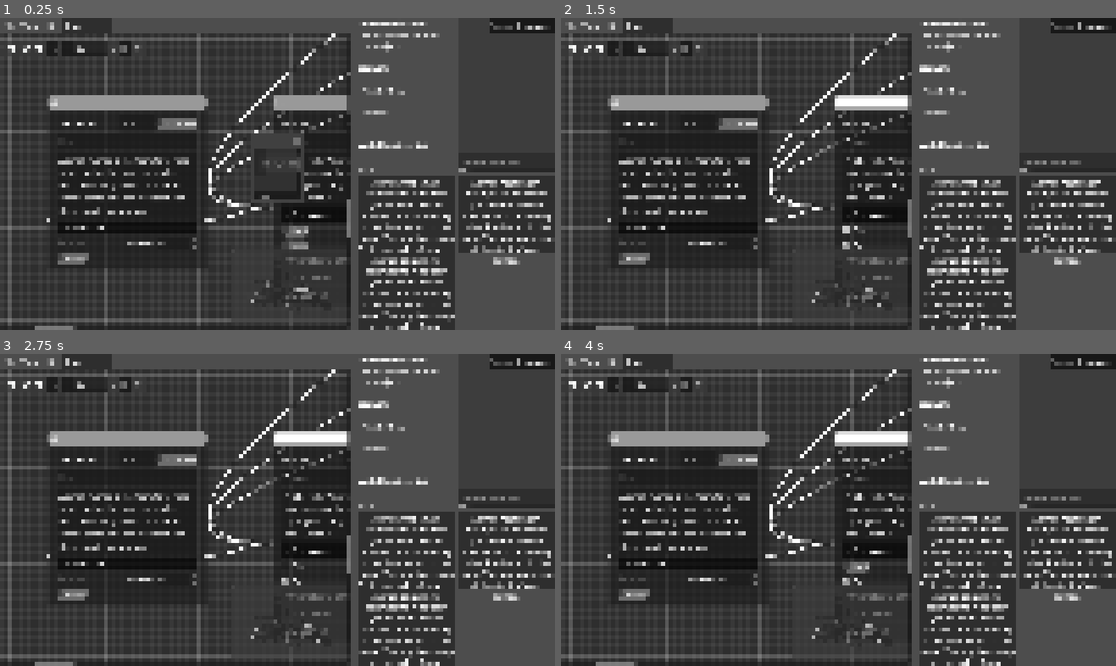
Above: before the commit, frames 1-4 (two rows, left to right).
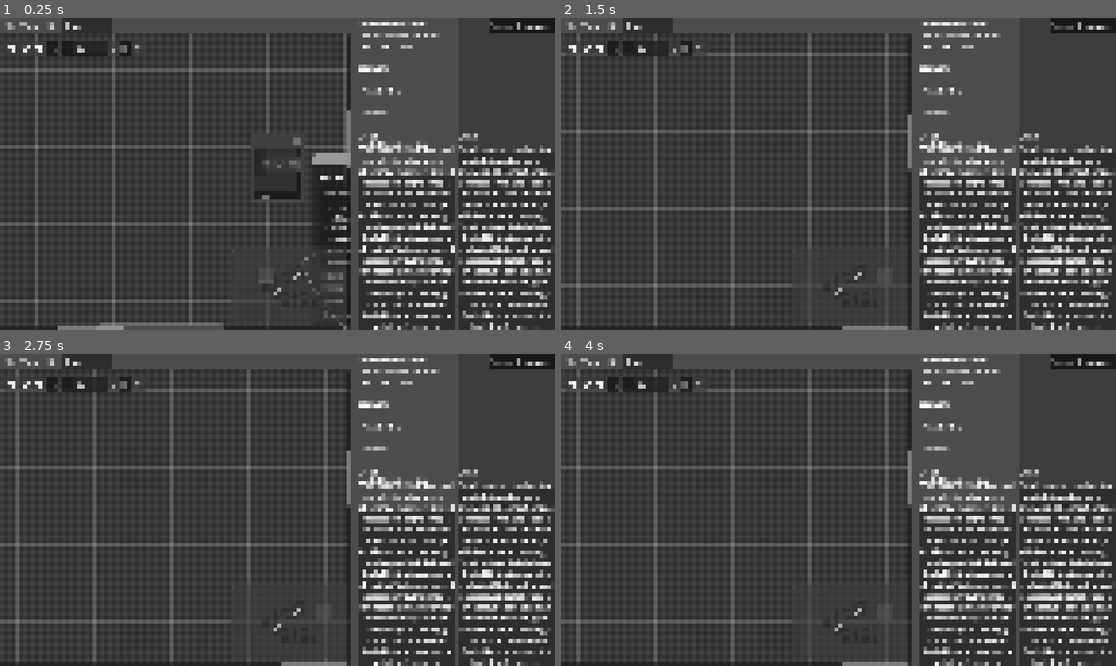
Above: after the commit, the same moments.

Repository: Roboticy3/Louder
Game: Godot game, scene res://proto_simulator/proto_simulator_wrapper.tscn
Same seed, same stepped clock (60 frames per second), same inputs: the game is played once before the commit and once after it.
Inputs (mouse positions are in pixels of both pictures, inside the frame that each line leads up to):
- Up to frame 1 (0.25 s): no input
- Up to frame 2 (1.5 s): click "Public" at 0.5 s; click "Start" at 1.25 s
- Up to frame 3 (2.75 s): click (294, 566) at 2 s, where only the run before the commit has a clickable "Start"
- Up to frame 4 (4 s): click "CONTINUE" at 2.75 s; click "CONTINUE" at 3.5 s

The runs differ from the first frame. In frame 1, 28% of the frame differs, in the area x 0-100%, y 4-100%; in frame 2, 29%; in frame 3, 29%; in frame 4, 29%.

Commit message:
added view for reka

Diff:
--- a/editor/demos/conversations/merchant.json
+++ b/editor/demos/conversations/merchant.json
@@ -8,7 +8,7 @@
 		"conversation_id": "2",
 		"position_offset:x": "720.0",
 		"position_offset:y": "-380.0",
-		"speaker": "Integumentary System",
+		"speaker": "Integumetary System",
 		"text": "The men are far away and speaking quietly. However, your ears can point towards the source. The sound pools downward and inward within you easily.",
 		"type": "hub"
 	},
@@ -131,7 +131,7 @@
 		"conversation_id": "17",
 		"position_offset:x": "1295.759765625",
 		"position_offset:y": "-116.98592376709",
-		"speaker": "Integumentary System",
+		"speaker": "Integumetary System",
 		"text": "You listen intently into the conversation. Keep in mind that inner monologues can distact you from your surroundings.",
 		"type": "hub"
 	},
@@ -269,9 +269,9 @@
 		"type": "connection"
 	},
 	{
-		"position:x": "256.837280273438",
-		"position:y": "-553.055725097656",
+		"position:x": "1116.72412109375",
+		"position:y": "-817.471130371094",
 		"type": "camera",
-		"zoom": "0.41200837492943"
+		"zoom": "0.80288791656494"
 	}
 ]
--- a/editor/demos/speakers/test.json
+++ b/editor/demos/speakers/test.json
@@ -251,9 +251,86 @@
 		"type": "speaker"
 	},
 	{
-		"position:x": "-450.858764648438",
-		"position:y": "-614.044799804688",
+		"color": "da1934ff",
+		"conversation_id": "33",
+		"ownable": true,
+		"position_offset:x": "460.0",
+		"position_offset:y": "-300.0",
+		"public": true,
+		"relationships": [],
+		"speaker": "Reka",
+		"type": "speaker"
+	},
+	{
+		"color": "ffffffff",
+		"conversation_id": "34",
+		"ownable": false,
+		"position_offset:x": "460.0",
+		"position_offset:y": "-100.0",
+		"public": false,
+		"relationships": [],
+		"speaker": "Power",
+		"type": "speaker"
+	},
+	{
+		"color": "ffffffff",
+		"conversation_id": "35",
+		"ownable": false,
+		"position_offset:x": "460.0",
+		"position_offset:y": "80.0",
+		"public": false,
+		"relationships": [],
+		"speaker": "Soul",
+		"type": "speaker"
+	},
+	{
+		"color": "ffffffff",
+		"conversation_id": "36",
+		"ownable": false,
+		"position_offset:x": "460.0",
+		"position_offset:y": "260.0",
+		"public": false,
+		"relationships": [],
+		"speaker": "Body",
+		"type": "speaker"
+	},
+	{
+		"color": "ffffffff",
+		"conversation_id": "37",
+		"ownable": false,
+		"position_offset:x": "460.0",
+		"position_offset:y": "440.0",
+		"public": false,
+		"relationships": [],
+		"speaker": "Nervous System",
+		"type": "speaker"
+	},
+	{
+		"color": "ffffffff",
+		"conversation_id": "38",
+		"ownable": false,
+		"position_offset:x": "460.0",
+		"position_offset:y": "640.0",
+		"public": false,
+		"relationships": [],
+		"speaker": "Integumetary System",
+		"type": "speaker"
+	},
+	{
+		"color": "ffffffff",
+		"conversation_id": "39",
+		"ownable": false,
+		"position_offset:x": "460.0",
+		"position_offset:y": "820.0",
+		"public": false,
+		"relationships": [],
+		"speaker": "Skeletal System",
+		"type": "speaker"
+	},
+	{
+		"position:x": "-405.343902587891",
+		"position:y": "-168.172943115234",
 		"type": "camera",
-		"zoom": "0.82644593715668"
+		"zoom": "0.35049366950989"
 	}
 ]
--- a/editor/proto_simulator/proto_simulator_wrapper.tscn
+++ b/editor/proto_simulator/proto_simulator_wrapper.tscn
@@ -34,6 +34,14 @@
 listen_to = PackedStringArray("Cage", "Good", "Inspiration", "Rhetoric", "Speed", "Evil")
 metadata/_custom_type_script = "uid://cbiclxd6bqxa4"
 
+[node name="PSControllerReka" type="Node" parent="PSSimulator" unique_id=422930367 node_paths=PackedStringArray("simulator", "config")]
+script = ExtResource("3_a37o0")
+simulator = NodePath("..")
+config = NodePath("../../PSConfig")
+speak_as = PackedStringArray("Reka")
+listen_to = PackedStringArray("Power", "Soul", "Body", "Integumetary System", "Nervous System", "Skeletal System")
+metadata/_custom_type_script = "uid://cbiclxd6bqxa4"
+
 [node name="PSControllerFreya" type="Node" parent="PSSimulator" unique_id=935159503 node_paths=PackedStringArray("simulator", "config")]
 script = ExtResource("3_a37o0")
 simulator = NodePath("..")
@@ -53,8 +61,9 @@
 [node name="PSConversationLoader" type="Node" parent="." unique_id=1703789268 node_paths=PackedStringArray("simulator")]
 script = ExtResource("3_hwksk")
 simulator = NodePath("../PSSimulator")
-
-[node name="PSConfig" type="Node" parent="." unique_id=494521167]
+load_now = "res://demos/conversations/merchant.json"
+
+[node name="PSConfig" type="Node" parent="." unique_id=494521167 groups=["conversation_changed_listener"]]
 script = ExtResource("4_63mts")
 metadata/_custom_type_script = "uid://b8jjbbtjemx6g"
 
@@ -76,13 +85,11 @@
 [node name="File" parent="CanvasLayer/HSplitContainer/Editor/Control/GridContainer/FileBar" parent_id_path=PackedInt32Array(1835673697, 810829967) index="0" unique_id=853677447 groups=["conversation_changed_listener"]]
 disable_load = true
 
-[node name="GraphEdit" parent="CanvasLayer/HSplitContainer/Editor/Control/GridContainer" parent_id_path=PackedInt32Array(1835673697, 1756259022) index="1" unique_id=2143194040]
-scroll_offset = Vector2(-30, 0)
-
-[node name="Hub" parent="CanvasLayer/HSplitContainer/Editor/Control/GridContainer/GraphEdit" index="1" unique_id=1992437552]
-offset_left = 29.0
-offset_right = 421.0
-offset_bottom = 587.0
+[node name="branch" parent="CanvasLayer/HSplitContainer/Editor/Control/GridContainer/GraphEdit/Hub/TextSectionWrapper/TextSection/HBoxContainer" parent_id_path=PackedInt32Array(1835673697, 1992437552, 1509009445) index="2" unique_id=1664207967]
+delimiter_strings = Array[String](["' '", "\" \""])
+
+[node name="callbacks" parent="CanvasLayer/HSplitContainer/Editor/Control/GridContainer/GraphEdit/Hub/OtherSection/VBoxContainer" parent_id_path=PackedInt32Array(1835673697, 1992437552, 72269939) index="3" unique_id=312146840]
+delimiter_strings = Array[String](["\" \"", "' '"])
 
 [node name="VSplitContainer" type="VSplitContainer" parent="CanvasLayer/HSplitContainer" unique_id=1806478269]
 layout_mode = 2
@@ -145,6 +152,16 @@
 layout_mode = 1
 size_flags_horizontal = 3
 controller = NodePath("../../../../../../PSSimulator/PSControllerGeno")
+
+[node name="Panel4" type="Panel" parent="CanvasLayer/HSplitContainer/VSplitContainer/FlowContainer" unique_id=171754033]
+layout_mode = 2
+size_flags_horizontal = 3
+size_flags_vertical = 3
+
+[node name="Control" parent="CanvasLayer/HSplitContainer/VSplitContainer/FlowContainer/Panel4" unique_id=1108421565 node_paths=PackedStringArray("controller") groups=["conversation_changed_listener"] instance=ExtResource("4_hwksk")]
+layout_mode = 1
+size_flags_horizontal = 3
+controller = NodePath("../../../../../../PSSimulator/PSControllerReka")
 
 [node name="Panel2" type="Panel" parent="CanvasLayer/HSplitContainer/VSplitContainer/FlowContainer" unique_id=991561153]
 layout_mode = 2
--- a/editor/proto_simulator/ps_config.gd
+++ b/editor/proto_simulator/ps_config.gd
@@ -49,3 +49,6 @@
 	if s is Dictionary:
 		return true if s.get(SPK_PBLC, false) else false
 	return true
+
+func _on_conversation_changed(_path:String):
+	_ready()
